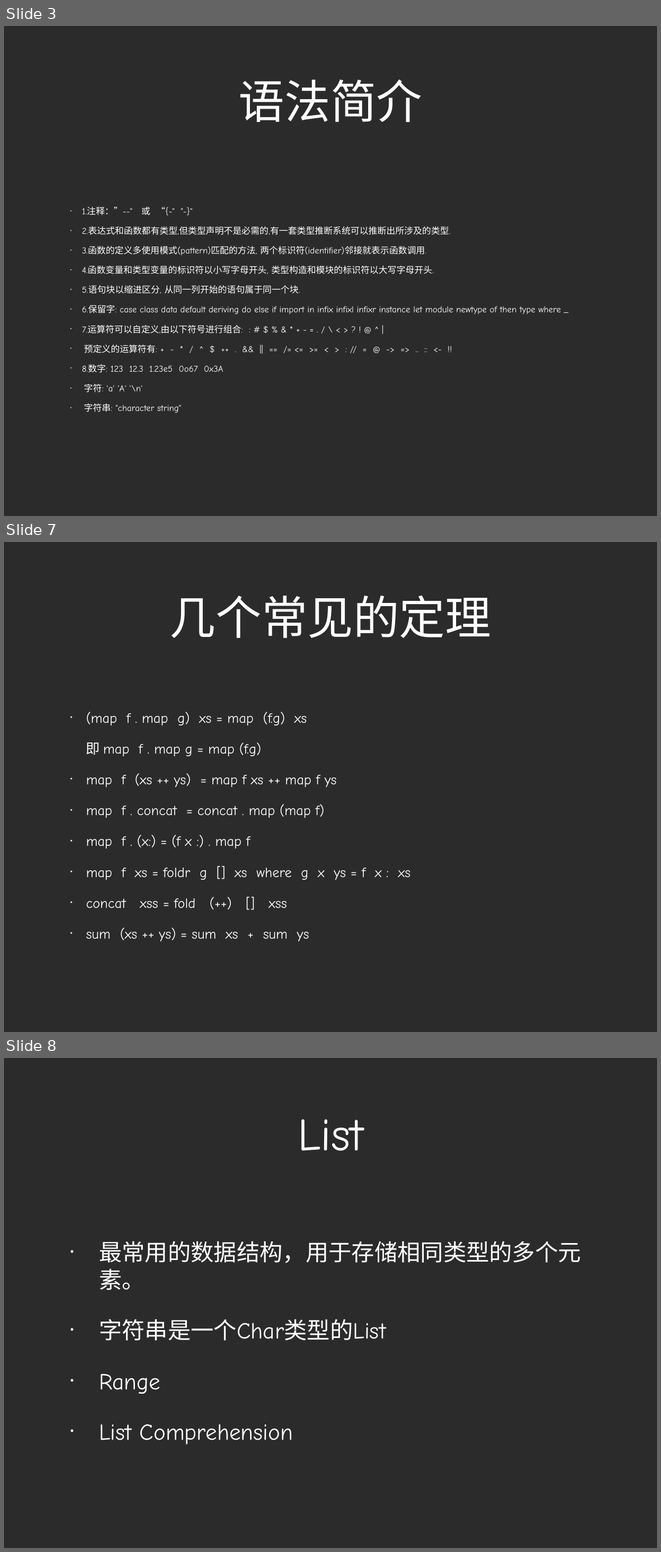
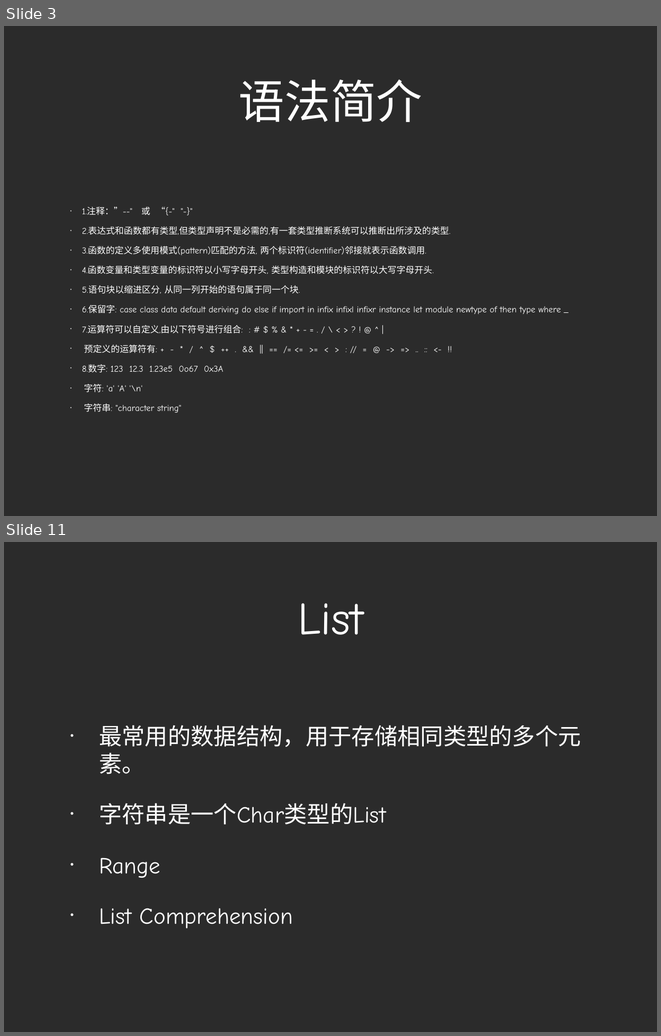
Before and after one commit to zhizhuwang/codekata, a slide deck: haskell/Haskell Basics.ppt. Shown one above the other, each under a label of ours: slides 3, 7 and 8 before the commit, slides 3 and 11 after it; the slides between them are not shown. The pictures are 661x1552 and 661x1036 pixels, drawn with LibreOffice and Linux fonts; fonts in the diff are those of the drawing; background and template pictures are left out; a plain dark background stands for a picture behind light text. Boxes give left, top, right and bottom in pixels: in the first picture for what was removed or moved away, otherwise in the second. Text is boxed around its words. In the diff, an @@ line names an element or a change of style, - is before the commit and + after.

```diff
--- a/haskell/Haskell Basics.ppt
+++ b/haskell/Haskell Basics.ppt
@@ slide 7 removed at <box>4,542,657,1032</box>, background picture (left out) @@
@@ title removed at <box>170,596,491,638</box> @@
-几个常见的定理
@@ text removed at <box>86,712,411,942</box> @@
-• (map f . map g) xs = map (f.g) xs
-即 map f . map g = map (f.g)
-• map f (xs ++ ys) = map f xs ++ map f ys
-• map f . concat = concat . map (map f)
-• map f . (x:) = (f x :) . map f
-• map f xs = foldr g [] xs where g x ys = f x : xs
-• concat xss = fold (++) [] xss
-• sum (xs ++ ys) = sum xs + sum ys
@@ what was slide 8 is now slide 11 @@
```
Also in this commit, not shown: 3 slides changed, 16 slides added, 1 other slide removed, 34 other files.
